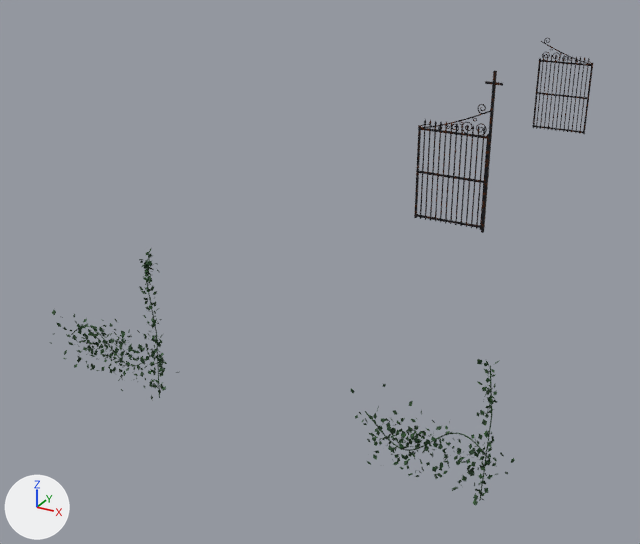
One commit to the Blender file Modelos/Yasser/reja_animada.blend: the scene before it, then after it.
Camera for both pictures: a 50 mm camera at (6.1, -29.2, 7.6) aimed at (-2.9, -12.9, -0.5). Arrows for +X, +Y and +Z are at lower left; the lights stay in place. The picture after the commit comes second.

Names of what the first picture shows: 'Hiedra_Hoja_Der', 'Hiedra_Hoja_Izq', 'Reja_Hoja_Der', 'Reja_Hoja_Izq'.
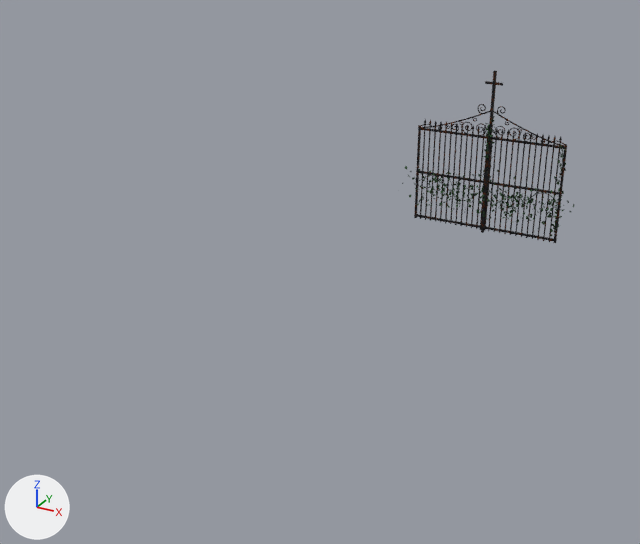
What differs and where, as boxes (x1, y1, x2, y2) in the pictures (640 x 544 px):
'Reja_Hoja_Der', moved: before (532, 38, 593, 134); after (484, 106, 567, 243)
'Hiedra_Hoja_Der', moved: before (350, 359, 515, 505); after (478, 145, 574, 237)
'Hiedra_Hoja_Izq', moved: before (50, 248, 179, 401); after (398, 116, 504, 217)

What the commit changed:
me_hiedra_hoja_izq is used by ob_hiedra_hoja_izq; parent ob_bisagra_izq; location (-1.76, -10.0, 0.0).
me_hiedra_hoja_izq had 1858 vertices, 575 faces and spanned x -2.23..0.48, y -10.22..-9.8, z 0.23..2.82.
me_hiedra_hoja_izq now has 1858 vertices, 575 faces and spans x -0.47..2.24, y -0.22..0.2, z 0.23..2.82.
me_hiedra_hoja_izq part 1: the whole mesh is moved by (1.76, 10.0, 0.0).
me_hiedra_hoja_der is used by ob_hiedra_hoja_der; parent ob_bisagra_der; location (1.76, -10.0, 0.0).
me_hiedra_hoja_der had 1592 vertices, 504 faces and spanned x -0.22..2.07, y -10.2..-9.79, z 0.2..2.38.
me_hiedra_hoja_der now has 1592 vertices, 504 faces and spans x -1.98..0.31, y -0.2..0.21, z 0.2..2.38.
me_hiedra_hoja_der part 2: the whole mesh is moved by (-1.76, 10.0, 0.0).
Object 'Reja_Hoja_Der' (ob_reja_hoja_der) moves from (-1.76, 10.0, 0.0) to (0.0, 0.0, 0.0).
In object 'Hiedra_Hoja_Izq' (ob_hiedra_hoja_izq), matrix_parent_inverse is no longer Matrix(((1.0, 0.0, 0.0, 1.76), (0.0, 1.0, 0.0, 10.0), (0.0, 0.0, 1.0, 0.0), (0.0, 0.0, 0.0, 1.0))).
Object 'Hiedra_Hoja_Izq' (ob_hiedra_hoja_izq) moves from (-1.76, -10.0, 0.0) to (0.0, 0.0, 0.0).
In object 'Hiedra_Hoja_Der' (ob_hiedra_hoja_der), matrix_parent_inverse is no longer Matrix(((1.0, 0.0, 0.0, -1.76), (0.0, 1.0, 0.0, 10.0), (0.0, 0.0, 1.0, 0.0), (0.0, 0.0, 0.0, 1.0))).
Object 'Hiedra_Hoja_Der' (ob_hiedra_hoja_der) moves from (1.76, -10.0, 0.0) to (0.0, 0.0, 0.0).
